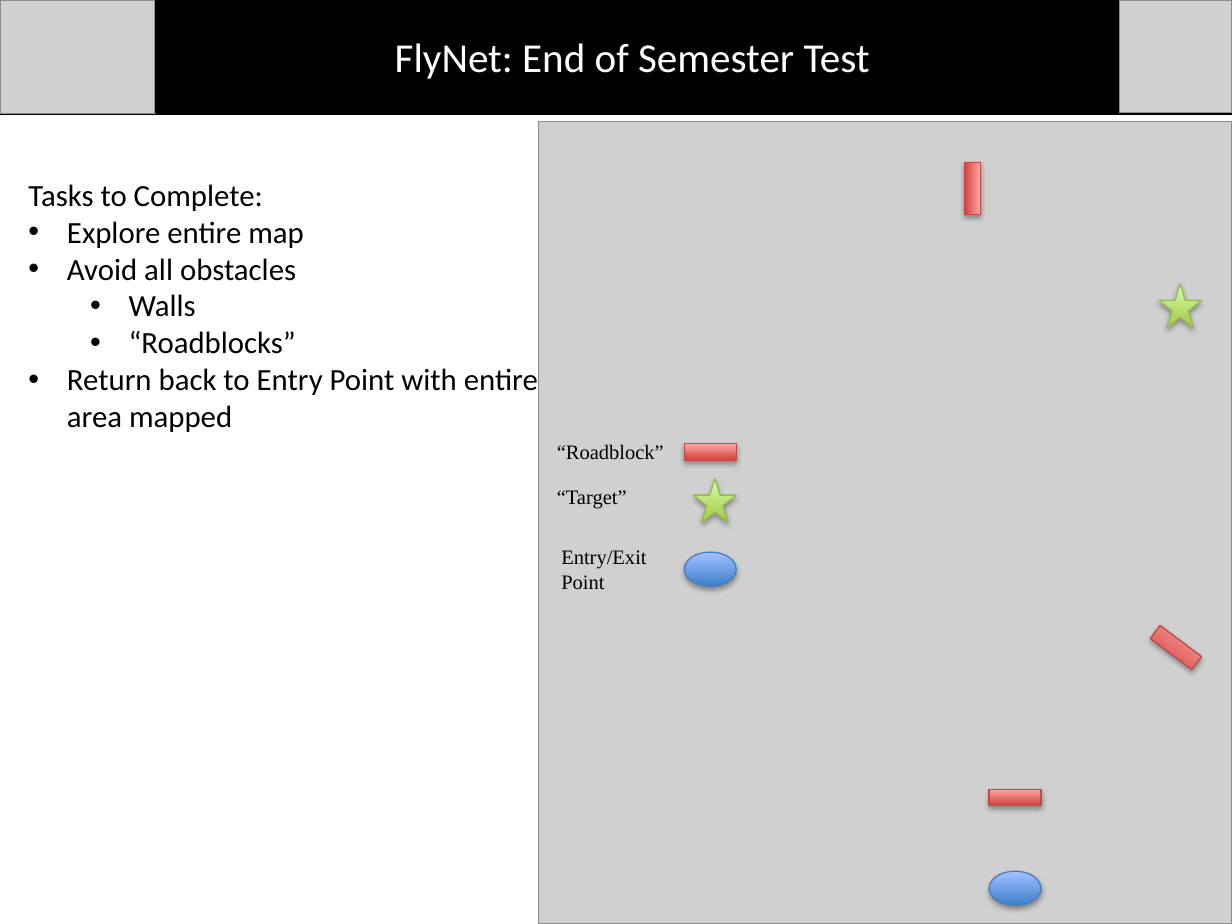
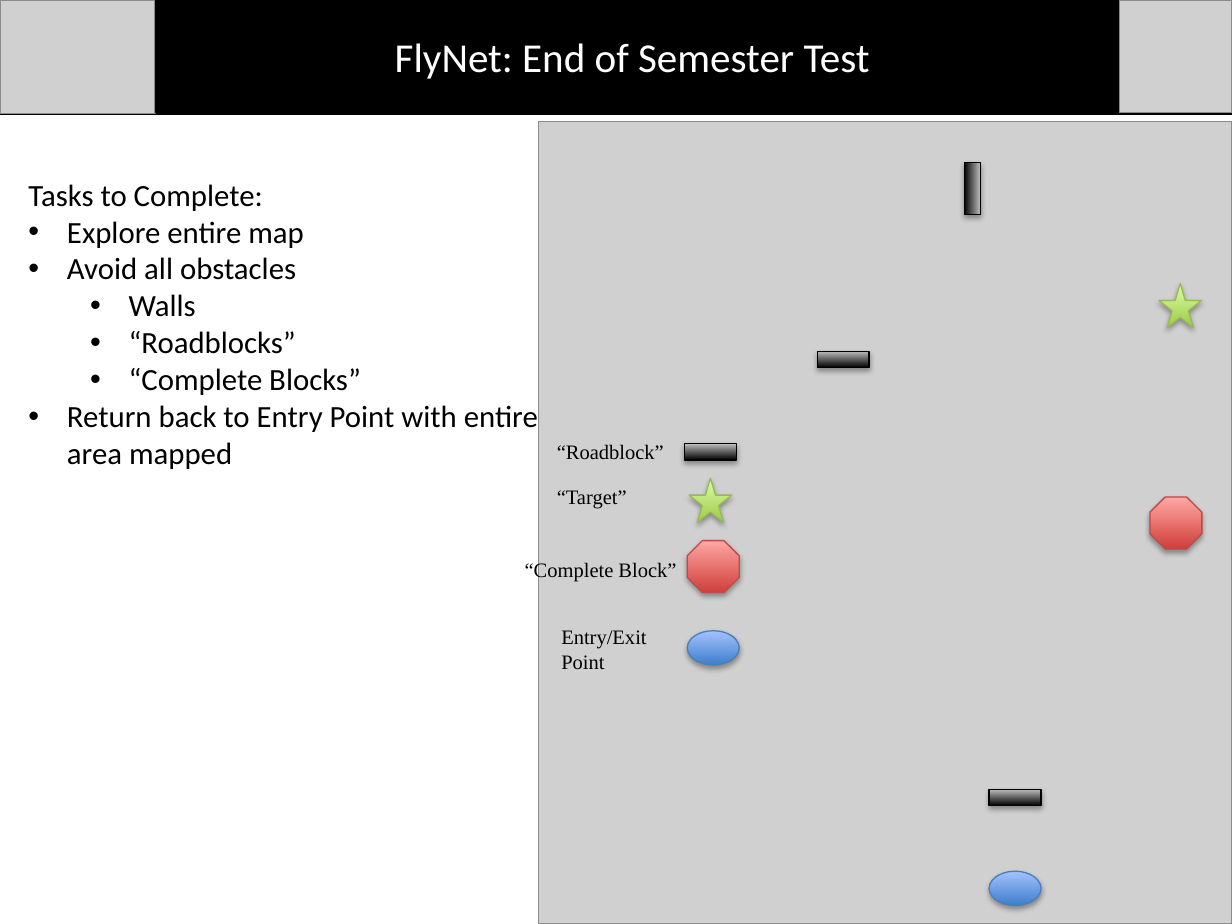
Before and after one commit to dtbinh/FlyNet, a slide deck: slide 3 of Presentations/Mid Semester Review/Individual_Slides/Matt/Busby_Slides.pptx. Drawn at 1232x924 pixels with LibreOffice and Linux fonts; fonts in the diff are those of the drawing; grey boxes stand for pictures. Boxes give left, top, right and bottom in pixels: in the first picture for what was removed or moved away, otherwise in the second. Text is boxed around its words. In the diff, an @@ line names an element or a change of style, - is before the commit and + after.

```diff
--- a/Presentations/Mid Semester Review/Individual_Slides/Matt/Busby_Slides.pptx
+++ b/Presentations/Mid Semester Review/Individual_Slides/Matt/Busby_Slides.pptx
@@ text at <box>129,368,361,395</box>: paragraph added @@
+  • “Complete Blocks”
@@ star: place and size @@
-star at <box>694,478,737,522</box>
+star at <box>689,478,732,522</box>
@@ group added at <box>525,351,1201,593</box>: 2 octagons, 1 rectangle, 1 text @@
+“Complete Block”
@@ text "Entry/Exit Point": place and size @@
-text "Entry/Exit Point" at <box>561,550,646,589</box>
+text "Entry/Exit Point" at <box>561,630,646,669</box>
@@ rectangle removed at <box>1150,626,1201,669</box> @@
@@ ellipse: place and size @@
-ellipse at <box>684,552,736,586</box>
+ellipse at <box>687,631,739,665</box>
@@ fill gradient #D1403C to #FFA6A5 to gradient #000000 to #BDBDBD; outline #BF4C48 0.75 pt to #000000 0.75 pt in 3 elements at <box>684,444,736,460</box>, <box>964,162,980,214</box>, <box>989,790,1041,806</box> @@
```
Also in this commit, not shown: 1 other slide changed, 2 slides removed.
